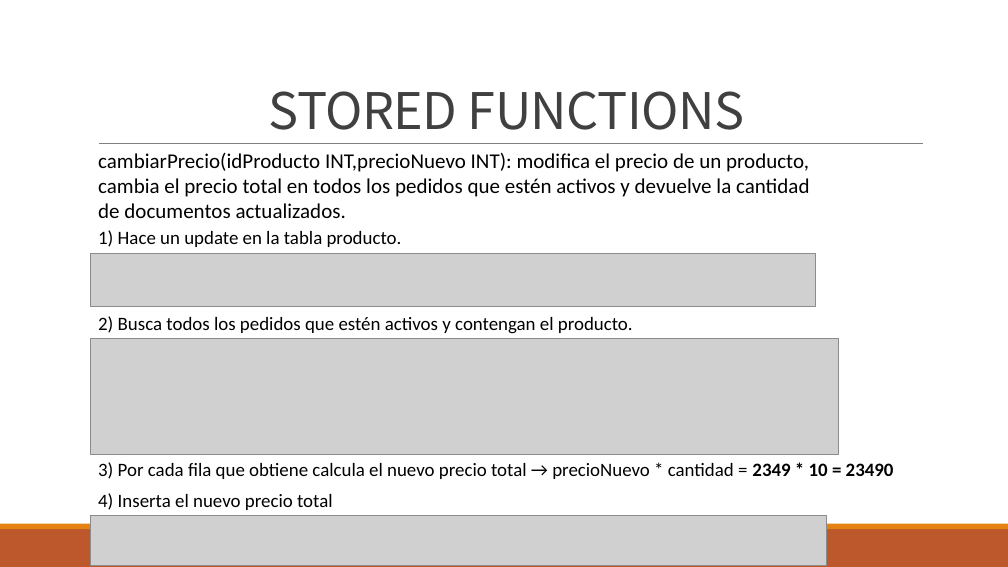
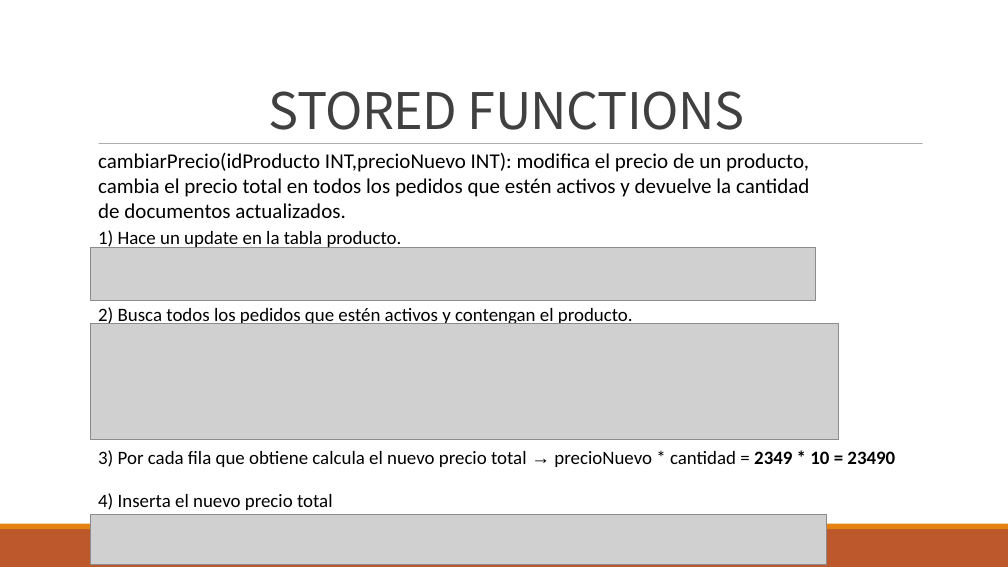
Before and after one commit to Miranda-03/Meltdown-IPM, a slide deck: slide 10 of MongoDB - Glovo/powerPoint.pptx. Drawn at 1008x567 pixels with LibreOffice and Linux fonts; fonts in the diff are those of the drawing; grey boxes stand for pictures. Boxes give left, top, right and bottom in pixels: in the first picture for what was removed or moved away, otherwise in the second. Text is boxed around its words. In the diff, an @@ line names an element or a change of style, - is before the commit and + after.

```diff
--- a/MongoDB - Glovo/powerPoint.pptx
+++ b/MongoDB - Glovo/powerPoint.pptx
@@ line (99, 144) - (923, 144): stroke #808080 0.5 pt to #808080 0.51 pt @@
@@ picture: place and size @@
-picture at (91,253,816,307)
+picture at (91,247,816,301)
@@ text "2) Busca todos los pedidos ...": place and size @@
-text "2) Busca todos los pedidos ..." at (98,316,633,334)
+text "2) Busca todos los pedidos ..." at (98,306,633,327)
@@ picture: place and size @@
-picture at (91,339,839,454)
+picture at (91,324,839,439)
@@ text "3) Por cada fila que ...": place and size @@
-text "3) Por cada fila que ..." at (98,462,894,479)
+text "3) Por cada fila que ..." at (98,450,895,467)
@@ text "3) Por cada fila que ..." at (98,450,895,467): font Calibri to Arial in "→" @@
```
Also in this commit, not shown: 10 other slides changed.
